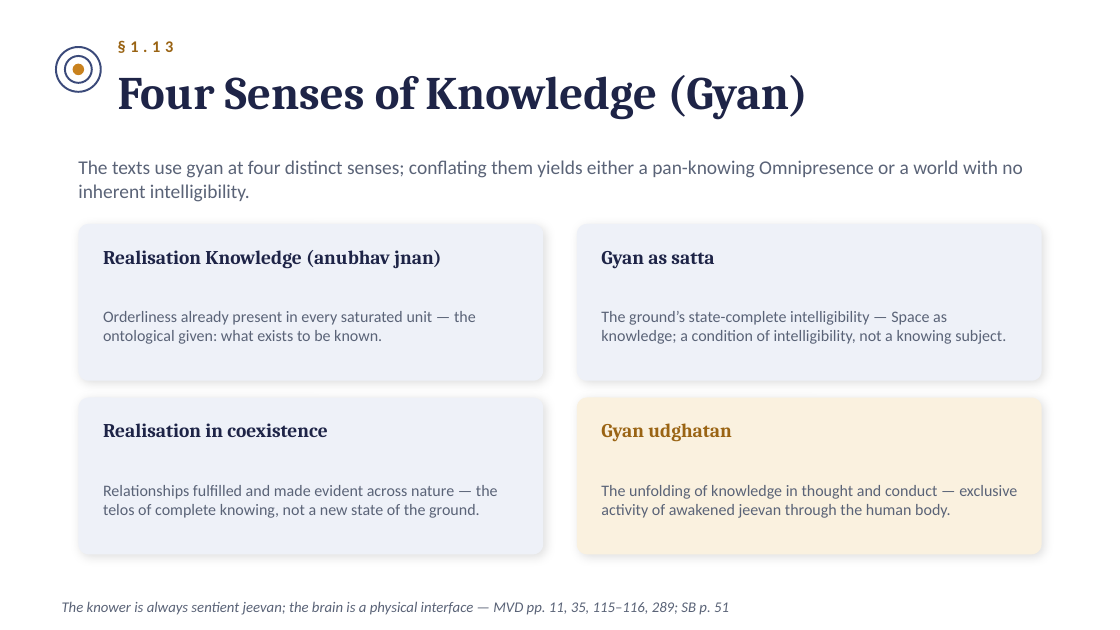
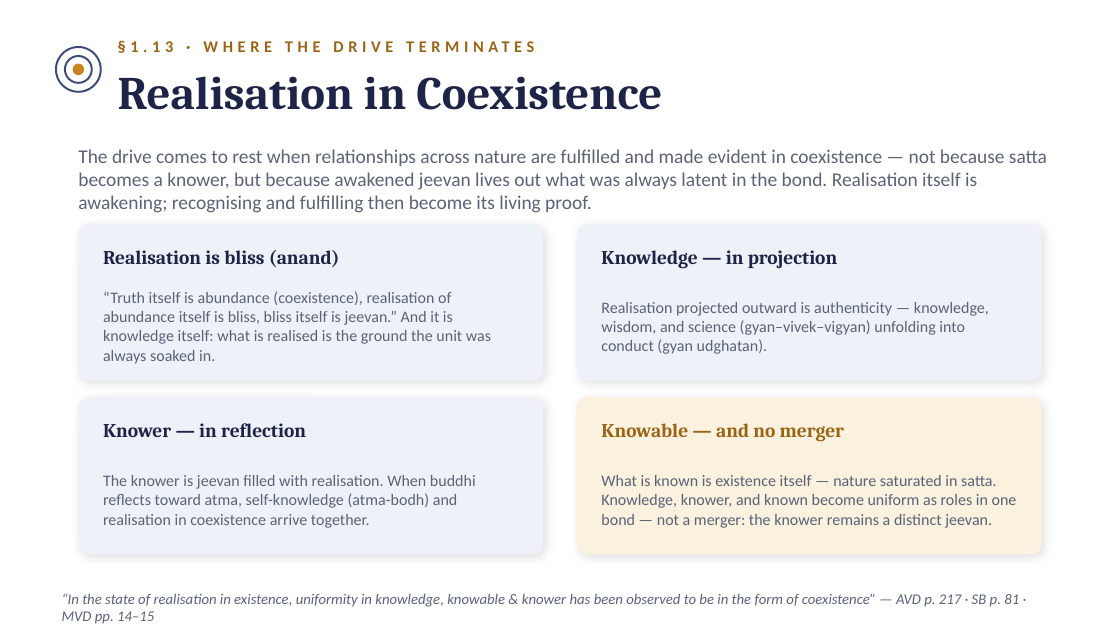
Before and after one commit to raghavamohan/AnalyticMadhyasthDarshan, a slide deck: slide 16 of Studies/The-Ontology-of-Coexistence/The-Ontology-of-Existence-Madhyasth-Darshan.pptx (slide 15 before the commit). Drawn at 1120x630 pixels with LibreOffice and Linux fonts; fonts in the diff are those of the drawing. Boxes give left, top, right and bottom in pixels: in the first picture for what was removed or moved away, otherwise in the second. Text is boxed around its words. In the diff, an @@ line names an element or a change of style, - is before the commit and + after.

```diff
--- a/Studies/The-Ontology-of-Coexistence/The-Ontology-of-Existence-Madhyasth-Darshan.pptx
+++ b/Studies/The-Ontology-of-Coexistence/The-Ontology-of-Existence-Madhyasth-Darshan.pptx
@@ text at [118, 76, 662, 110]: text changed @@
-Four Senses of Knowledge (Gyan)
+Realisation in Coexistence
@@ text at [78, 149, 1047, 213]: text changed @@
-The texts use gyan at four distinct senses; conflating them yields either a pan-knowing Omnipresence or a world with no inherent intelligibility.
+The drive comes to rest when relationships across nature are fulfilled and made evident in coexistence — not because satta becomes a knower, but because awakened jeevan lives out what was always latent in the bond. Realisation itself is awakening; recognising and fulfilling then become its living proof.
@@ text at [103, 250, 340, 267]: text changed @@
-Realisation Knowledge (anubhav jnan)
+Realisation is bliss (anand)
@@ text at [601, 250, 837, 269]: text changed @@
-Gyan as satta
+Knowledge — in projection
@@ text at [103, 291, 491, 364]: text changed @@
-Orderliness already present in every saturated unit — the ontological given: what exists to be known.
+“Truth itself is abundance (coexistence), realisation of abundance itself is bliss, bliss itself is jeevan.” And it is knowledge itself: what is realised is the ground the unit was always soaked in.
@@ text at [601, 302, 989, 354]: text changed @@
-The ground’s state-complete intelligibility — Space as knowledge; a condition of intelligibility, not a knowing subject.
+Realisation projected outward is authenticity — knowledge, wisdom, and science (gyan–vivek–vigyan) unfolding into conduct (gyan udghatan).
@@ text at [103, 423, 306, 437]: text changed @@
-Realisation in coexistence
+Knower — in reflection
@@ text at [601, 423, 844, 442]: text changed @@
-Gyan udghatan
+Knowable — and no merger
@@ text at [103, 475, 476, 528]: text changed @@
-Relationships fulfilled and made evident across nature — the telos of complete knowing, not a new state of the ground.
+The knower is jeevan filled with realisation. When buddhi reflects toward atma, self-knowledge (atma-bodh) and realisation in coexistence arrive together.
@@ text at [601, 475, 1017, 528]: text changed @@
-The unfolding of knowledge in thought and conduct — exclusive activity of awakened jeevan through the human body.
+What is known is existence itself — nature saturated in satta. Knowledge, knower, and known become uniform as roles in one bond — not a merger: the knower remains a distinct jeevan.
@@ text at [62, 593, 1019, 624]: text changed @@
-The knower is always sentient jeevan; the brain is a physical interface — MVD pp. 11, 35, 115–116, 289; SB p. 51
+“In the state of realisation in existence, uniformity in knowledge, knowable & knower has been observed to be in the form of coexistence” — AVD p. 217 · SB p. 81 · MVD pp. 14–15
```
Also in this commit, not shown: 6 other slides changed, 1 slide added.
